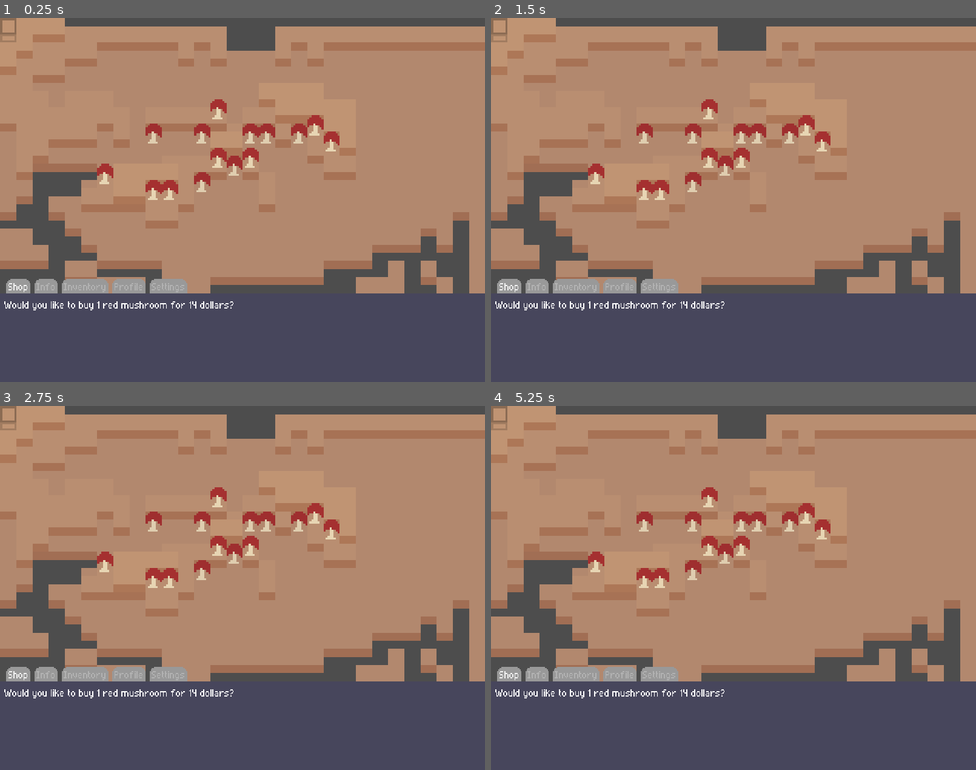
Above: before the commit, frames 1-4 (two rows, left to right).
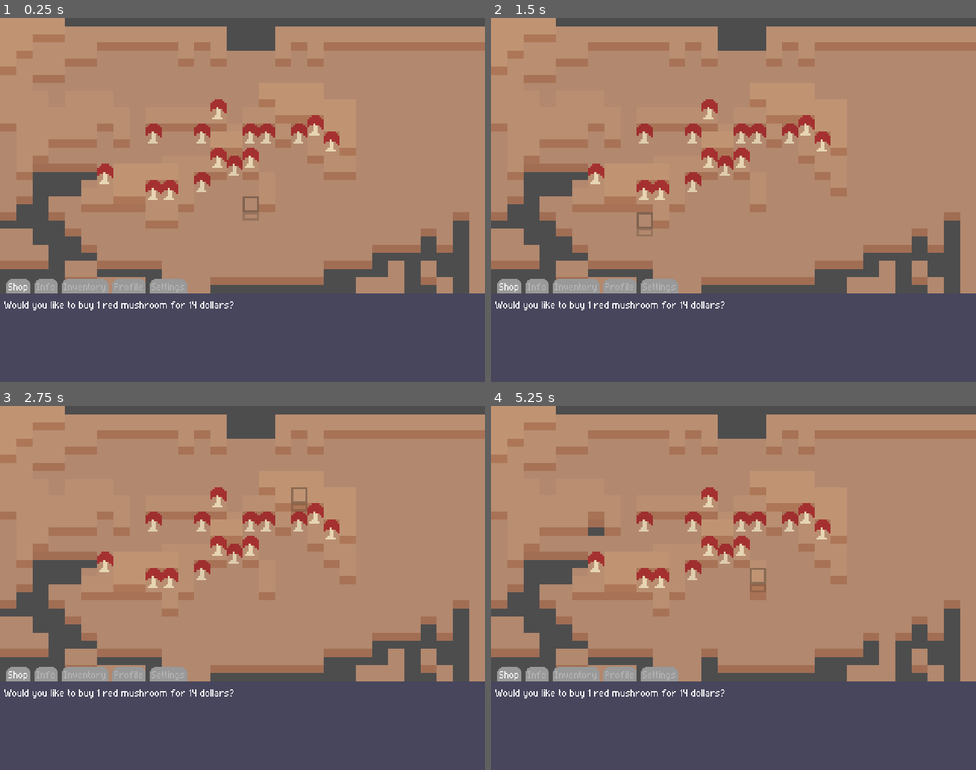
Above: after the commit, the same moments.

Repository: UHSGDC/Mushroom-Market
Game: Godot game, scene res://Main.tscn
The game is run twice, just before and just after one commit, with the same random seed, the same clock (stepped at 60 frames per second) and the same inputs.
Inputs (mouse positions are in pixels of both pictures, inside the frame that each line leads up to):
- Up to frame 1 (0.25 s): no input
- Up to frame 2 (1.5 s): tap Enter at 0.5 s; move the mouse to (840, 181) at 0.52 s; click (840, 181) at 0.6 s; tap Space at 1.25 s; move the mouse to (636, 218) at 1.27 s; right-click (636, 218) at 1.35 s
- Up to frame 3 (2.75 s): tap Enter at 2 s; move the mouse to (291, 507) at 2.02 s; click (291, 507) at 2.1 s
- Up to frame 4 (5.25 s): tap Space at 2.75, 4.25 s; move the mouse to (709, 660) at 2.77 s; right-click (709, 660) at 2.85 s; tap Enter at 3.5 s; move the mouse to (879, 642) at 3.52 s; click (879, 642) at 3.6 s; move the mouse to (588, 533) at 4.27 s; right-click (588, 533) at 4.35 s; move the mouse to (757, 588) at 5.02 s; click (757, 588) at 5.1 s

The runs differ from the first frame. In frame 1, 0.2% of the frame differs, in the area x 0-54%, y 0-56%; in frame 2, 0.5%; in frame 3, 0.5%; in frame 4, 1.1%, in the area x 0-84%, y 0-74%.
Error before the commit: Parse Error: Class "TileChecker" hides a global script class. (res://Scenes/TileChecker.gd:2)

Commit message:
Renamed scenes and reorganized

Diff:
--- a/Mushroom Market/Main.tscn
+++ b/Mushroom Market/Main.tscn
@@ -1,7 +1,7 @@
-[gd_scene load_steps=3 format=3 uid="uid://c8yis865pj4an"]
+[gd_scene load_steps=3 format=3 uid="uid://dt7wrchnkcgg7"]
 
-[ext_resource type="PackedScene" uid="uid://dspnenkanqb3f" path="res://Scenes/Garden.tscn" id="1_wvwpi"]
-[ext_resource type="PackedScene" uid="uid://cm8ygqjm7d1v0" path="res://Scenes/Menus.tscn" id="2_ubqli"]
+[ext_resource type="PackedScene" uid="uid://bs0h5lcmuv6fl" path="res://Scenes/garden.tscn" id="1_w66gk"]
+[ext_resource type="PackedScene" uid="uid://cm8ygqjm7d1v0" path="res://Scenes/menus.tscn" id="2_mn65f"]
 
 [node name="Main" type="Node"]
 
@@ -22,7 +22,7 @@
 size_2d_override_stretch = true
 render_target_update_mode = 4
 
-[node name="Garden" parent="World/SubViewport" instance=ExtResource("1_wvwpi")]
+[node name="Garden" parent="World/SubViewport" instance=ExtResource("1_w66gk")]
 scale = Vector2(1, 1)
 
-[node name="Menus" parent="." instance=ExtResource("2_ubqli")]
+[node name="Menus" parent="." instance=ExtResource("2_mn65f")]
--- a/Mushroom Market/Scenes/Garden.tscn
+++ b/Mushroom Market/Scenes/Garden.tscn
@@ -2,7 +2,7 @@
 
 [ext_resource type="Texture2D" uid="uid://d24o8itrjvslv" path="res://Art/tile test.png" id="1_x28qo"]
 [ext_resource type="Texture2D" uid="uid://dirlr3k260oyk" path="res://Art/mushroomtest.png" id="2_xcofd"]
-[ext_resource type="Script" path="res://Scenes/TileChecker.gd" id="3_dej2v"]
+[ext_resource type="Script" path="res://Scripts/TileChecker.gd" id="3_8o7pj"]
 
 [sub_resource type="TileSetAtlasSource" id="TileSetAtlasSource_rh562"]
 texture = ExtResource("1_x28qo")
@@ -48,7 +48,7 @@
 layer_0/tile_data = PackedInt32Array(65536, 3, 0, 131072, 3, 0, 65537, 3, 0, 655367, 3, 0, 655368, 3, 0, 655369, 3, 0,  …(403 unchanged characters)…
 
 [node name="TileChecker" type="Node2D" parent="." node_paths=PackedStringArray("layers")]
-script = ExtResource("3_dej2v")
+script = ExtResource("3_8o7pj")
 layers = [NodePath("../Layer1"), NodePath("../Layer2"), NodePath("../Layer3")]
 
 [node name="Polygon2D" type="Polygon2D" parent="TileChecker"]
--- a/Mushroom Market/project.godot
+++ b/Mushroom Market/project.godot
@@ -11,7 +11,8 @@
 [application]
 
 config/name="Mushroom Market"
-run/main_scene="res://Main.tscn"
+config/tags=PackedStringArray("gdc")
+run/main_scene="res://main.tscn"
 config/features=PackedStringArray("4.1", "Forward Plus")
 config/icon="res://icon.svg"
 
Renamed: Mushroom Market/scenes/TileChecker.gd -> Mushroom Market/Scripts/TileChecker.gd
